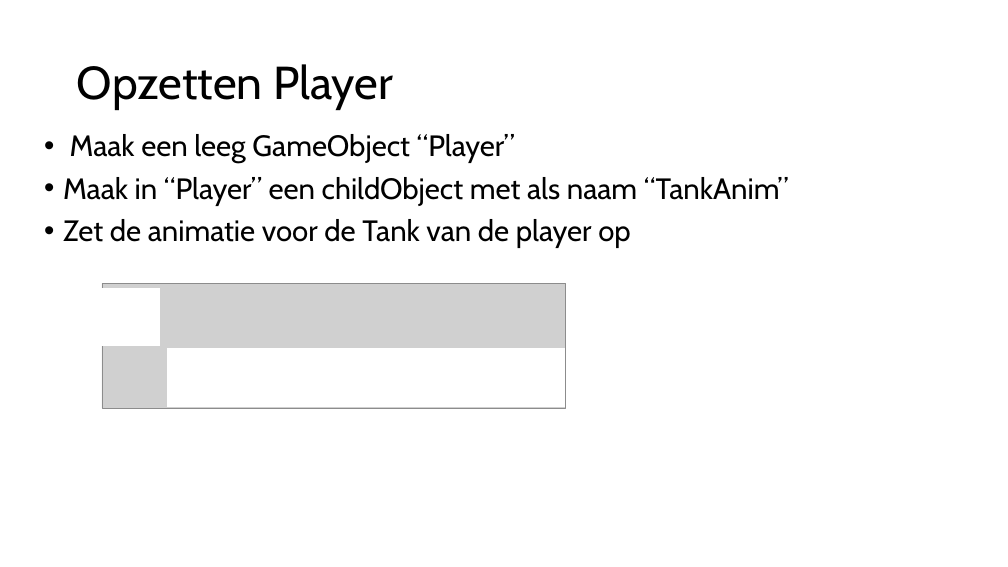
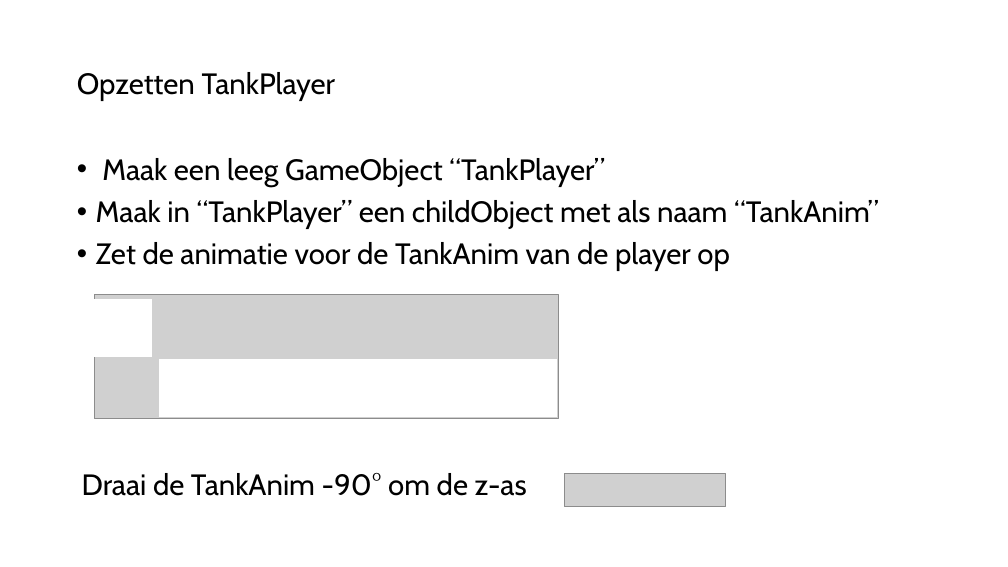
Before and after one commit to djsjollema/lessen-gamedevelopment, a slide deck: slide 5 of M4/GDV_2D_Gym/les4/m4-gym2d-les4.pptx. Drawn at 1008x567 pixels with LibreOffice and Linux fonts; fonts in the diff are those of the drawing; grey boxes stand for pictures. Boxes give left, top, right and bottom in pixels: in the first picture for what was removed or moved away, otherwise in the second. Text is boxed around its words. In the diff, an @@ line names an element or a change of style, - is before the commit and + after.

```diff
--- a/M4/GDV_2D_Gym/les4/m4-gym2d-les4.pptx
+++ b/M4/GDV_2D_Gym/les4/m4-gym2d-les4.pptx
@@ title at (77,72,336,101): text changed; size 44 to 28 pt @@
-Opzetten Player
+Opzetten TankPlayer
@@ text at (96,158,879,271): text changed @@
-• Maak een leeg GameObject “Player”
-• Maak in “Player” een childObject met als naam “TankAnim”
-• Zet de animatie voor de Tank van de player op
+• Maak een leeg GameObject “TankPlayer”
+• Maak in “TankPlayer” een childObject met als naam “TankAnim”
+• Zet de animatie voor de TankAnim van de player op
@@ picture: place and size @@
-picture at (102,284,566,408)
+picture at (95,294,559,419)
@@ rectangle: place and size @@
-rectangle at (102,289,160,346)
+rectangle at (95,299,152,357)
@@ rectangle: place and size @@
-rectangle at (168,349,564,406)
+rectangle at (160,359,556,417)
@@ text added at (82,473,527,496), 28 pt, text #000000 @@
+Draai de TankAnim -90° om de z-as
@@ picture added at (564,473,726,507) @@
```
Also in this commit, not shown: 1 slide added, 1 slide removed, 3 other files.
